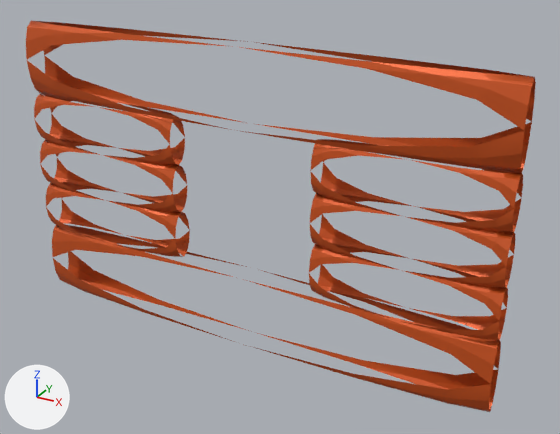
The FBX model Assets/_Project/Prefabs/Gameplay/WallFrame/Wall_Frame.fbx as it was, and as the next commit left it.
Camera for both pictures: a camera (50 mm lens) standing at (3.57, -5.81, 4.09) and looking at (0.32, 0.11, 1.13). Every picture has the same lights, and +X, +Y and +Z are marked at lower left. The picture after the commit comes second. Vertices at exactly the same position are counted once.
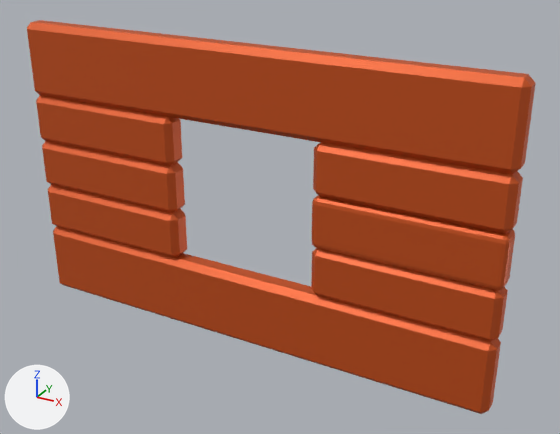
Location of each change, (x1, y1, x2, y2) in pixels of the pictures (560 x 434 px):
'Cube.021', reshaped, rescaled
    before: (26, 21, 536, 173)
    after: (27, 20, 536, 174)
'Cube.026', reshaped, rescaled
    before: (52, 225, 501, 412)
    after: (53, 226, 501, 414)
'Cube.017', reshaped, rescaled
    before: (310, 139, 523, 232)
    after: (313, 142, 523, 234)
'Cube.024', reshaped, rescaled
    before: (310, 193, 515, 288)
    after: (312, 196, 515, 290)
'Cube.019', reshaped, rescaled
    before: (309, 244, 508, 340)
    after: (311, 248, 508, 342)
'Cube.023', reshaped, rescaled
    before: (34, 93, 185, 165)
    after: (36, 95, 182, 166)
'Cube.018', reshaped, rescaled
    before: (40, 139, 187, 212)
    after: (42, 141, 185, 213)
'Cube.025', reshaped, rescaled
    before: (46, 182, 190, 257)
    after: (48, 185, 187, 258)
part 4 of me_cube_057, deleted (orange)
    before: (52, 225, 501, 412)
part 5 of me_cube_057, added (orange)
    after: (53, 226, 501, 414)
part 9 of me_cube_053, deleted (orange)
    before: (26, 21, 536, 173)
part 10 of me_cube_053, added (orange)
    after: (27, 20, 536, 174)

What changed in the scene script:
```text
Change me_cube_052:
    used by ob_cube_019; location = (1.625, 0.0, 0.75); scale = (0.875, 0.125, 0.25)
    remove me_cube_052.from_pydata(...)  # 84 vertices, 56 faces; spans x -1.0..1.0, y -1.0..1.0, z -1.0..1.0
    remove me_cube_052.materials.append(mat_wall_008)  # orange #d0561c
    add me_cube_052.from_pydata(...)  # 24 vertices, 26 faces; spans x -0.88..0.88, y -0.12..0.12, z -0.25..0.25
    me_cube_052 part 1: the whole mesh is rebuilt
    add me_cube_052.materials.append(mat_wall)  # orange #d0561c
Change me_cube_055:
    used by ob_cube_024; location = (1.625, 0.0, 1.25); scale = (0.875, 0.125, 0.25)
    remove me_cube_055.from_pydata(...)  # 84 vertices, 56 faces; spans x -1.0..1.0, y -1.0..1.0, z -1.0..1.0
    add me_cube_055.from_pydata(...)  # 96 vertices, 98 faces; spans x -0.88..0.88, y -0.12..0.12, z -0.25..0.25
    me_cube_055 part 7: 84 vertices removed from x -1.0..1.0, y -1.0..1.0, z -1.0..1.0; 96 vertices added at x -0.88..0.88, y -0.12..0.12, z -0.25..0.25
Change me_cube_053:
    used by ob_cube_021; location = (0.0, 0.0, 2.375); scale = (2.5, 0.125, 0.375)
    remove me_cube_053.from_pydata(...)  # 84 vertices, 56 faces; spans x -1.0..1.0, y -1.0..1.0, z -1.0..1.0
    add me_cube_053.from_pydata(...)  # 24 vertices, 26 faces; spans x -2.5..2.5, y -0.12..0.12, z -0.38..0.38
    me_cube_053 part 9: 84 vertices removed from x -1.0..1.0, y -1.0..1.0, z -1.0..1.0
    me_cube_053 part 10: 24 vertices added at x -2.5..2.5, y -0.12..0.12, z -0.38..0.38
Change me_cube_057:
    used by ob_cube_026; location = (0.0, 0.0, 0.125); scale = (2.5, 0.125, 0.375)
    remove me_cube_057.from_pydata(...)  # 84 vertices, 56 faces; spans x -1.0..1.0, y -1.0..1.0, z -1.0..1.0
    add me_cube_057.from_pydata(...)  # 24 vertices, 26 faces; spans x -2.5..2.5, y -0.12..0.12, z -0.38..0.38
    me_cube_057 part 4: 84 vertices removed from x -1.0..1.0, y -1.0..1.0, z -1.0..1.0
    me_cube_057 part 5: 24 vertices added at x -2.5..2.5, y -0.12..0.12, z -0.38..0.38
Change me_cube_050:
    used by ob_cube_017; location = (1.625, 0.0, 1.75); scale = (0.875, 0.125, 0.25)
    remove me_cube_050.from_pydata(...)  # 84 vertices, 56 faces; spans x -1.0..1.0, y -1.0..1.0, z -1.0..1.0
    remove me_cube_050.materials.append(mat_wall_005)  # orange #d0561c
    add me_cube_050.from_pydata(...)  # 24 vertices, 26 faces; spans x -0.88..0.88, y -0.12..0.12, z -0.25..0.25
    me_cube_050 part 2: the whole mesh is rebuilt
    add me_cube_050.materials.append(mat_wall)  # orange #d0561c
Change me_cube_056:
    used by ob_cube_025; location = (-1.625, 0.0, 0.75); scale = (0.875, 0.125, 0.25)
    remove me_cube_056.from_pydata(...)  # 84 vertices, 56 faces; spans x -1.0..1.0, y -1.0..1.0, z -1.0..1.0
    add me_cube_056.from_pydata(...)  # 24 vertices, 26 faces; spans x -0.88..0.88, y -0.12..0.12, z -0.25..0.25
    me_cube_056 part 6: the whole mesh is rebuilt
Change me_cube_054:
    used by ob_cube_023; location = (-1.625, 0.0, 1.75); scale = (0.875, 0.125, 0.25)
    remove me_cube_054.from_pydata(...)  # 84 vertices, 56 faces; spans x -1.0..1.0, y -1.0..1.0, z -1.0..1.0
    add me_cube_054.from_pydata(...)  # 24 vertices, 26 faces; spans x -0.88..0.88, y -0.12..0.12, z -0.25..0.25
    me_cube_054 part 8: the whole mesh is rebuilt
Change me_cube_051:
    used by ob_cube_018; location = (-1.625, 0.0, 1.25); scale = (0.875, 0.125, 0.25)
    remove me_cube_051.from_pydata(...)  # 84 vertices, 56 faces; spans x -1.0..1.0, y -1.0..1.0, z -1.0..1.0
    remove me_cube_051.materials.append(mat_wall_007)  # orange #d0561c
    add me_cube_051.from_pydata(...)  # 24 vertices, 26 faces; spans x -0.88..0.88, y -0.12..0.12, z -0.25..0.25
    me_cube_051 part 3: the whole mesh is rebuilt
    add me_cube_051.materials.append(mat_wall)  # orange #d0561c
Change ob_cube_019:
    ob_cube_019.scale: (0.875, 0.125, 0.25) -> (1.0, 1.0, 1.0)
Change ob_cube_024:
    ob_cube_024.scale: (0.875, 0.125, 0.25) -> (1.0, 1.0, 1.0)
Change ob_cube_021:
    ob_cube_021.scale: (2.5, 0.125, 0.375) -> (1.0, 1.0, 1.0)
Change ob_cube_026:
    ob_cube_026.scale: (2.5, 0.125, 0.375) -> (1.0, 1.0, 1.0)
Change ob_cube_017:
    ob_cube_017.scale: (0.875, 0.125, 0.25) -> (1.0, 1.0, 1.0)
Change ob_cube_025:
    ob_cube_025.scale: (0.875, 0.125, 0.25) -> (1.0, 1.0, 1.0)
Change ob_cube_023:
    ob_cube_023.scale: (0.875, 0.125, 0.25) -> (1.0, 1.0, 1.0)
Change ob_cube_018:
    ob_cube_018.scale: (0.875, 0.125, 0.25) -> (1.0, 1.0, 1.0)
```
